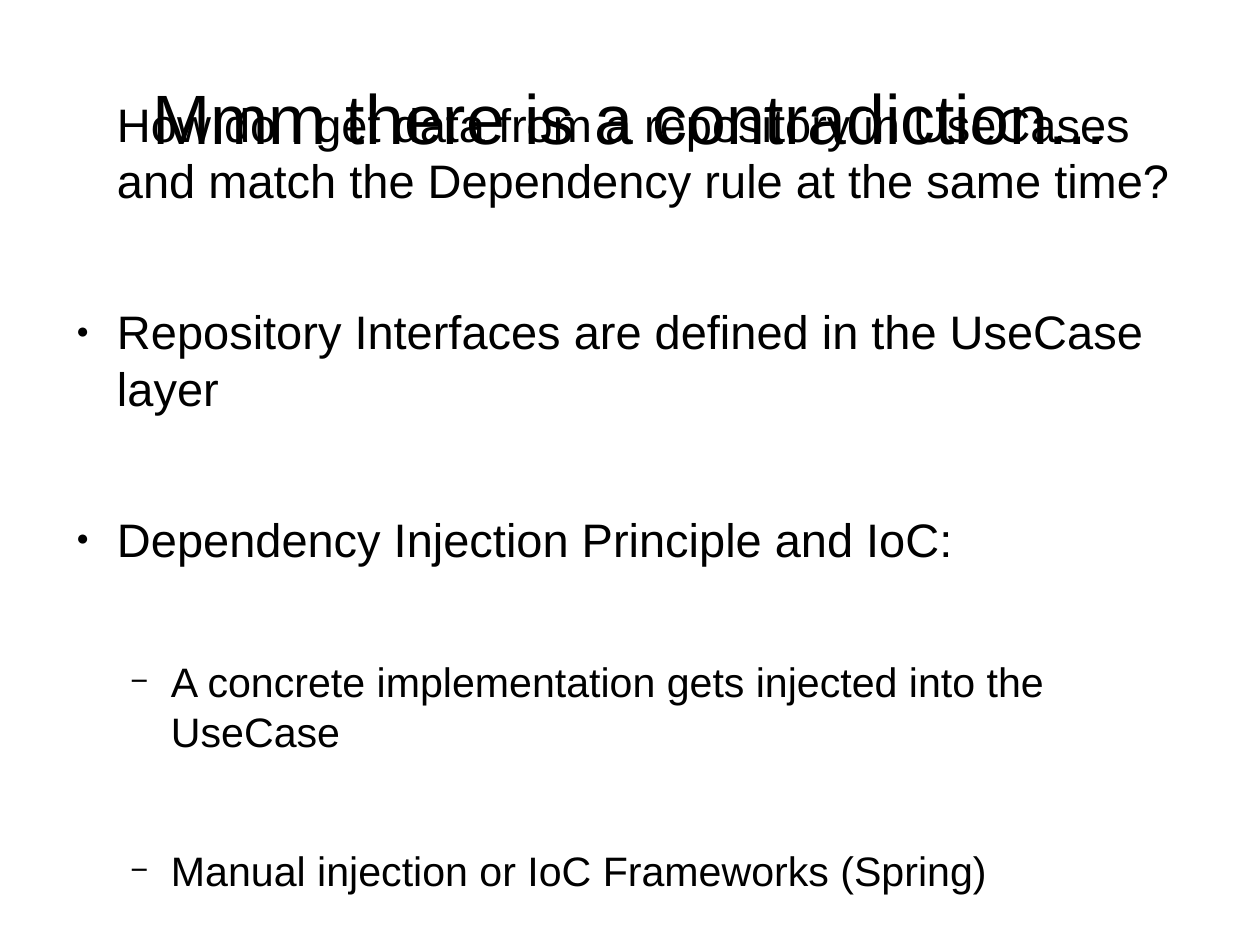
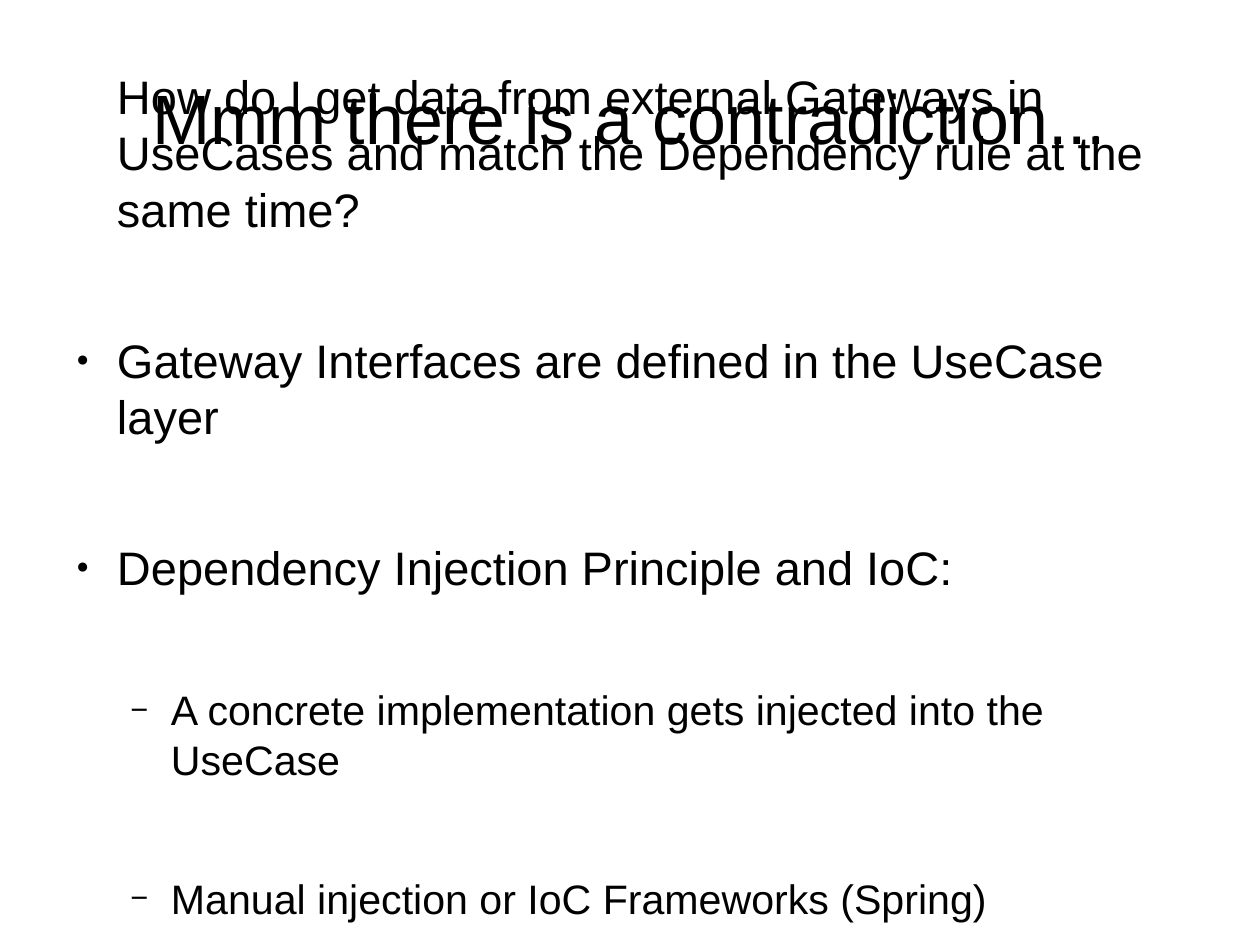
Before and after one commit to illuque/CleanArchitectureKata, a slide deck: slide 11 of kata/presentation.odp. Drawn at 1260x945 pixels with LibreOffice and Linux fonts; fonts in the diff are those of the drawing. Boxes give left, top, right and bottom in pixels: in the first picture for what was removed or moved away, otherwise in the second. Text is boxed around its words. In the diff, an @@ line names an element or a change of style, - is before the commit and + after.

```diff
--- a/kata/presentation.odp
+++ b/kata/presentation.odp
@@ text at box(117, 80, 1143, 443): text changed @@
-How do I get data from a repository in UseCases and match the Dependency rule at the same time?
-● Repository Interfaces are defined in the UseCase layer
+How do I get data from external Gateways in UseCases and match the Dependency rule at the same time?
+● Gateway Interfaces are defined in the UseCase layer
```
Also in this commit, not shown: 8 other slides changed, 2 other files.
